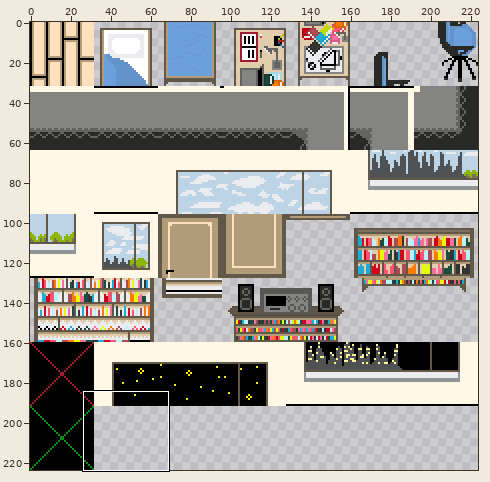
Sprite sheet -- Zold/Zold/Content/graphic/locations/MainRoom/mainRoom2.png. Above: a wide view before the commit, with the close-up outlined.
Close-up. As it was:
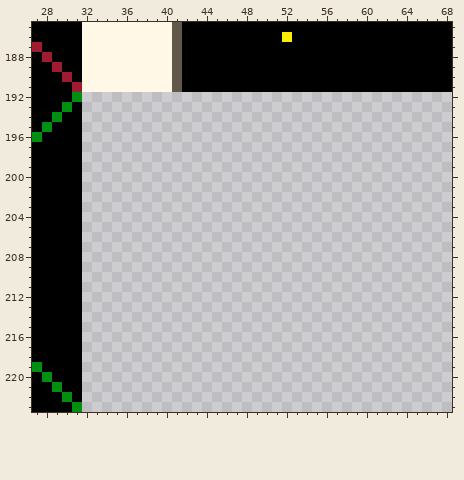
The file is 224x224 pixels. Colours within 5 levels of each other are drawn and written as one. Shown: x 27..68, y 185..223.
Now the later version:
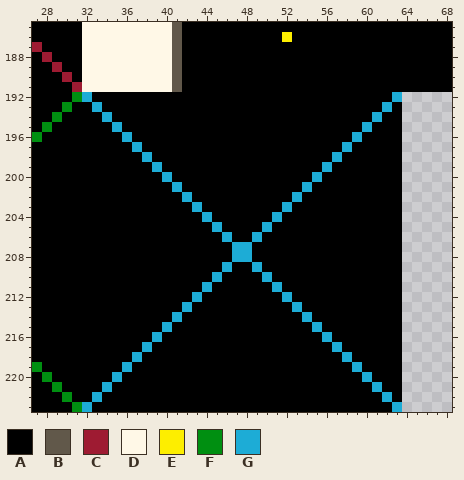
Palette (. is transparent): A #000000  B #61584a  C #9e1b32  D #fff8e7  E #fdee00  F #008f11  G #1dacd6
The edit:
{"y":192,"x":32,"old":"................................","new":"GAAAAAAAAAAAAAAAAAAAAAAAAAAAAAAG"}
{"y":193,"x":32,"old":"................................","new":"AGAAAAAAAAAAAAAAAAAAAAAAAAAAAAGA"}
{"y":194,"x":32,"old":"................................","new":"AAGAAAAAAAAAAAAAAAAAAAAAAAAAAGAA"}
{"y":195,"x":32,"old":"................................","new":"AAAGAAAAAAAAAAAAAAAAAAAAAAAAGAAA"}
{"y":196,"x":32,"old":"................................","new":"AAAAGAAAAAAAAAAAAAAAAAAAAAAGAAAA"}
{"y":197,"x":32,"old":"................................","new":"AAAAAGAAAAAAAAAAAAAAAAAAAAGAAAAA"}
{"y":198,"x":32,"old":"................................","new":"AAAAAAGAAAAAAAAAAAAAAAAAAGAAAAAA"}
{"y":199,"x":32,"old":"................................","new":"AAAAAAAGAAAAAAAAAAAAAAAAGAAAAAAA"}
{"y":200,"x":32,"old":"................................","new":"AAAAAAAAGAAAAAAAAAAAAAAGAAAAAAAA"}
{"y":201,"x":32,"old":"................................","new":"AAAAAAAAAGAAAAAAAAAAAAGAAAAAAAAA"}
{"y":202,"x":32,"old":"................................","new":"AAAAAAAAAAGAAAAAAAAAAGAAAAAAAAAA"}
{"y":203,"x":32,"old":"................................","new":"AAAAAAAAAAAGAAAAAAAAGAAAAAAAAAAA"}
{"y":204,"x":32,"old":"................................","new":"AAAAAAAAAAAAGAAAAAAGAAAAAAAAAAAA"}
{"y":205,"x":32,"old":"................................","new":"AAAAAAAAAAAAAGAAAAGAAAAAAAAAAAAA"}
{"y":206,"x":32,"old":"................................","new":"AAAAAAAAAAAAAAGAAGAAAAAAAAAAAAAA"}
{"y":207,"x":32,"old":"................................","new":"AAAAAAAAAAAAAAAGGAAAAAAAAAAAAAAA"}
{"y":208,"x":32,"old":"................................","new":"AAAAAAAAAAAAAAAGGAAAAAAAAAAAAAAA"}
{"y":209,"x":32,"old":"................................","new":"AAAAAAAAAAAAAAGAAGAAAAAAAAAAAAAA"}
{"y":210,"x":32,"old":"................................","new":"AAAAAAAAAAAAAGAAAAGAAAAAAAAAAAAA"}
{"y":211,"x":32,"old":"................................","new":"AAAAAAAAAAAAGAAAAAAGAAAAAAAAAAAA"}
{"y":212,"x":32,"old":"................................","new":"AAAAAAAAAAAGAAAAAAAAGAAAAAAAAAAA"}
{"y":213,"x":32,"old":"................................","new":"AAAAAAAAAAGAAAAAAAAAAGAAAAAAAAAA"}
{"y":214,"x":32,"old":"................................","new":"AAAAAAAAAGAAAAAAAAAAAAGAAAAAAAAA"}
{"y":215,"x":32,"old":"................................","new":"AAAAAAAAGAAAAAAAAAAAAAAGAAAAAAAA"}
{"y":216,"x":32,"old":"................................","new":"AAAAAAAGAAAAAAAAAAAAAAAAGAAAAAAA"}
{"y":217,"x":32,"old":"................................","new":"AAAAAAGAAAAAAAAAAAAAAAAAAGAAAAAA"}
{"y":218,"x":32,"old":"................................","new":"AAAAAGAAAAAAAAAAAAAAAAAAAAGAAAAA"}
{"y":219,"x":32,"old":"................................","new":"AAAAGAAAAAAAAAAAAAAAAAAAAAAGAAAA"}
{"y":220,"x":32,"old":"................................","new":"AAAGAAAAAAAAAAAAAAAAAAAAAAAAGAAA"}
{"y":221,"x":32,"old":"................................","new":"AAGAAAAAAAAAAAAAAAAAAAAAAAAAAGAA"}
{"y":222,"x":32,"old":"................................","new":"AGAAAAAAAAAAAAAAAAAAAAAAAAAAAAGA"}
{"y":223,"x":32,"old":"................................","new":"GAAAAAAAAAAAAAAAAAAAAAAAAAAAAAAG"}
